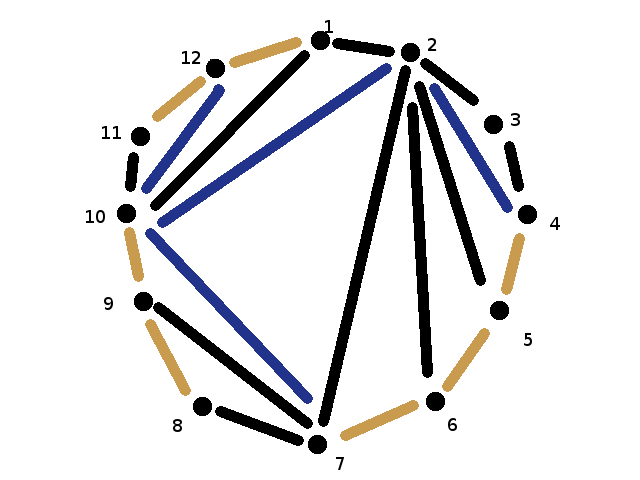
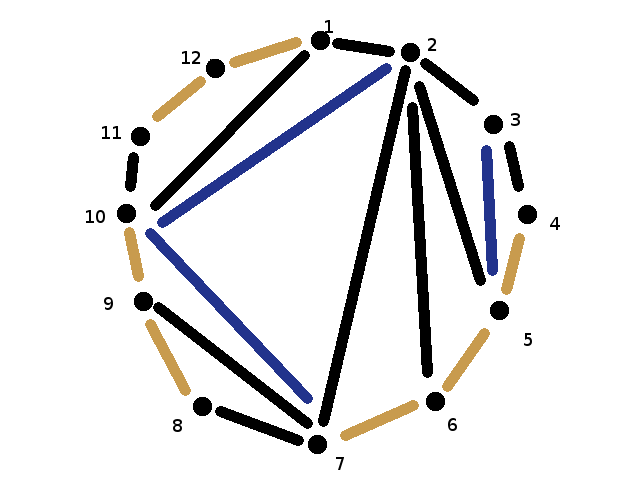
Before/after of a 640 × 480 layered artwork. What changed in the layer stack:
hid "Layer #8", painted on it over [141, 83, 513, 276]
painted on "Layer #7" over [429, 83, 513, 213]
painted on "Layer #5" over [429, 83, 513, 276]
